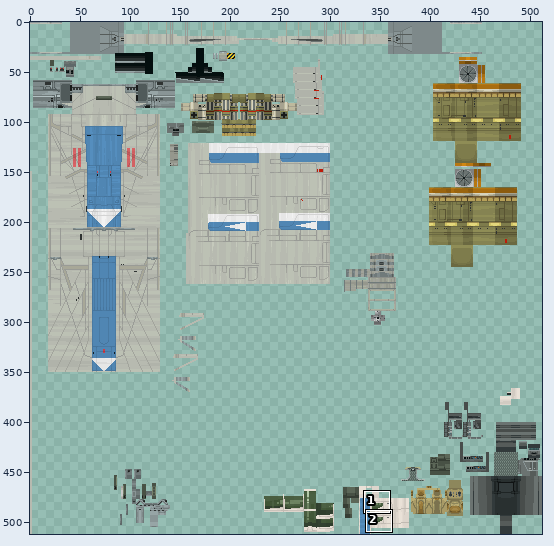
Sprite sheet -- projects/pswg/src/main/resources/assets/pswg/textures/ship/awing_rz1.png. Above, an overview of the earlier version with the close-up marked.
Close-up. Before:
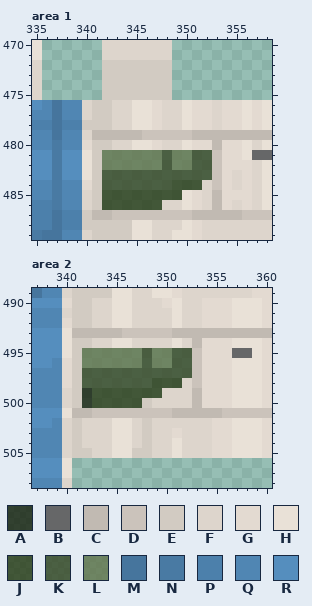
The file is 512x512 pixels. Colours within 5 levels of each other are drawn and written as one. Shown: area 1: x 335..358, y 470..489; area 2: x 337..360, y 489..508. The commit also changed other parts of the picture, which this record leaves out.
Palette (. is transparent): A #121a06c2  B #666768  C #c1bab2  D #cbc3bb  E #d2cbc2  F #ddd5cc  G #e3dad1  H #e9e1d7  J #273711c2  K #34421fc2  L #62734ac2  M #46759d  N #497aa3  P #4c80ab  Q #5086b3  R #558ebe
Pixels before, area 1, first column x 335:
470 H......FFFFFFF..........
471 H......FFFFFFF..........
472 F......EEEEEEE..........
473 F......EEEEEEE..........
474 F......EEEEEEE..........
475 F......EEEEEEE..........
476 RQMQQFEEFFHHGFFHGGFGGHGH
477 QQMQQFEEFFHHGFFHGGFGGHGH
478 PPMPPEEEFFHHGFFHGGFGGHGH
479 QQMQQFCCCCCDDDDDCCCCCCCC
480 QQNQQGEEFFHHGFFHGGCGGHFH
481 RRNRRHELLLLLLKLLKKDGGHBB
482 RRNRRHELLLLLLKLLKKDGGGFH
483 RRNRRHEKKKKKKKKKKKDGFGFH
484 QQNQQGEKKKKKKKJJJFDGFGFH
485 QQNQQFEJJJJJJJJHGFCGGGFH
486 PPNQQFEJJJJJJFFHGFCGFGFH
487 PPMPPECCDDDDDDDDCCCCCDDD
488 PPMPPEEEEEHHFFFHGFFFFFFF
489 NMMQQFEEEEHHFFHHGFFFFFFF
Pixels before, area 2, first column x 337:
489 MQQFEEEEHHFFHHGFFFFFFFGG
490 RRRGEEFFHHFFFGHFFGGGHHHG
491 QQQFEEFFHHFFFFHFFGGGHHHG
492 QQQGEEFFHHFFFFHFFGGGHHHG
493 RRRHCCCCCDDDDDCCCCCCCCCC
494 RRRHEEFFHHFFFFHFCGGGHHHG
495 RRRHELLLLLLKLLKKDGGGBBHG
496 RRQGELLLLLLKLLKKDGGGHHHG
497 QQQGEKKKKKKKKKKKDGGGHHHG
498 QQQGEKKKKKKKJJJFDGGGHHHG
499 QQQFEAJJJJJJJFFFCGGGHHHG
500 QQQFEAJJJJJEFFFFCGGGHHHG
501 RRRHCCDDDDDDDDCCCCCDDDDD
502 RRQFEFFFHHFEFFFFFFGGHHHG
503 QQQFEFFFHHFEFFGFFFGGHHHG
504 QQQFEFFFHHFEFFHFFFGGHHHG
505 QQQFEEFFHHEEFFHFFFGGHHHG
506 RRRH....................
507 RRRH....................
508 QQQF....................
And afterwards:
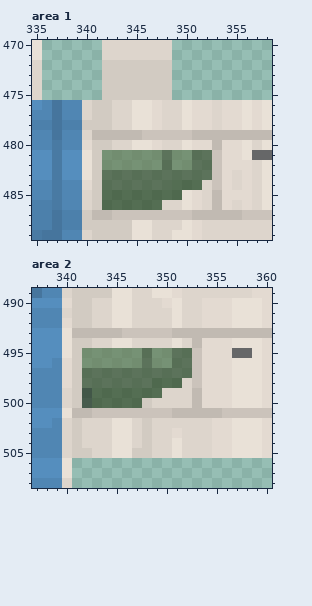
The edit:
colour A: #121a06c2 -> #12190798
colour J: #273711c2 -> #27371198
colour K: #34421fc2 -> #34411e98
colour L: #62734ac2 -> #61744a98
